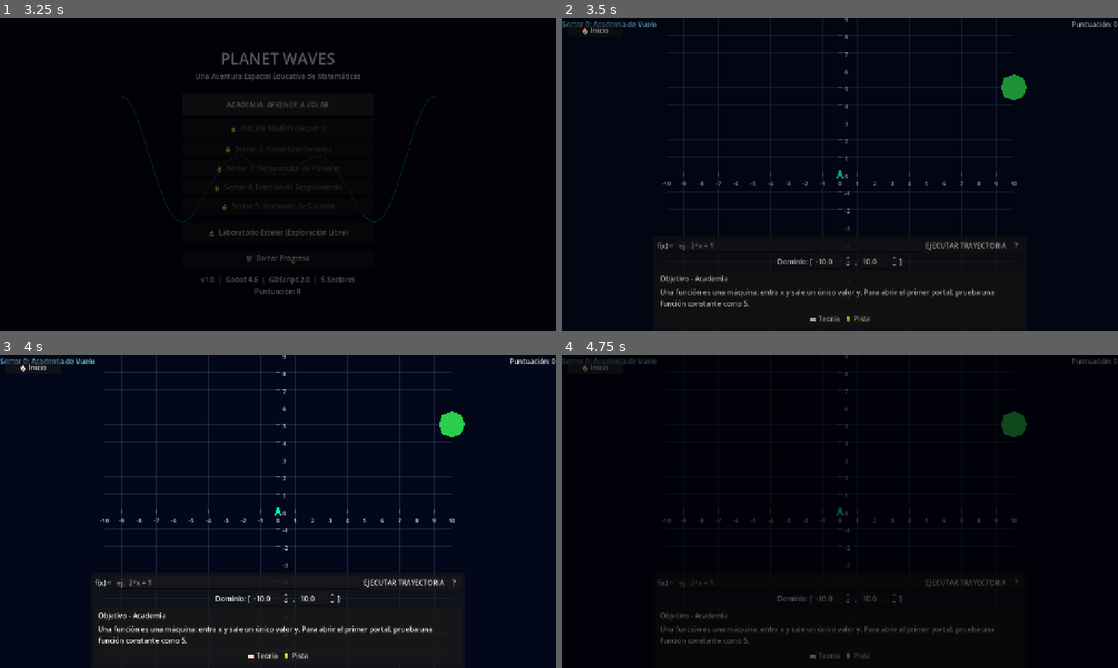
Above: before the commit, frames 1-4 (two rows, left to right).
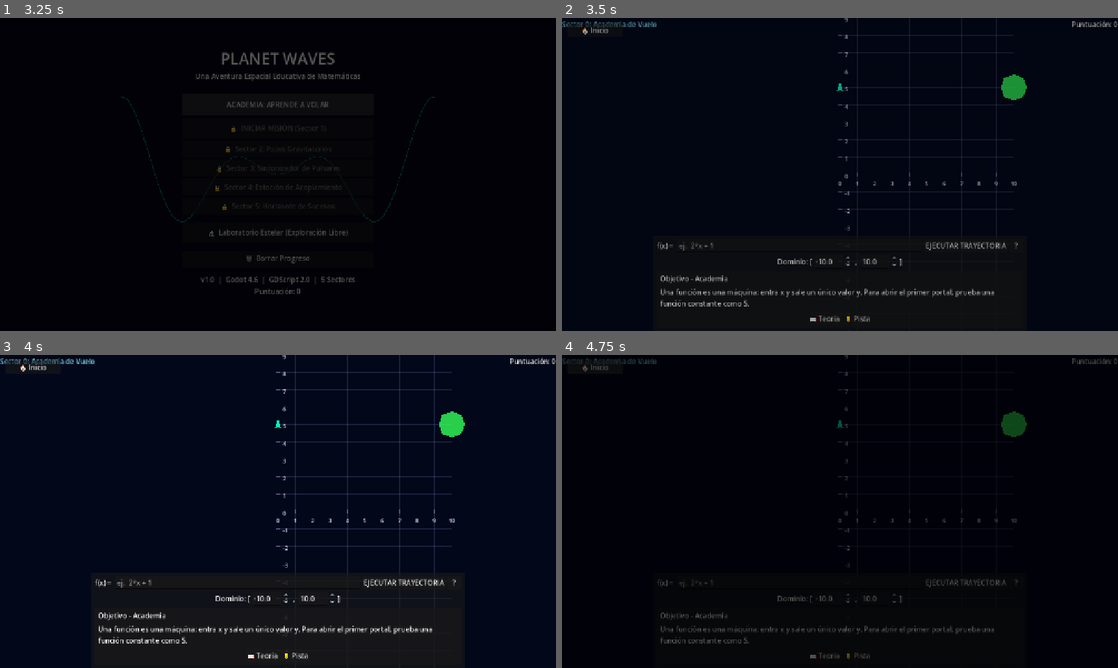
Above: after the commit, the same moments.

Repository: Scordobam-bit/ProyectoEscuela
Game: Godot game, scene res://scenes/main_menu.tscn
The game is run twice, just before and just after one commit, with the same random seed, the same clock (stepped at 60 frames per second) and the same inputs.
Inputs (mouse positions are in pixels of both pictures, inside the frame that each line leads up to):
- Up to frame 1 (3.25 s): click "🔒 INICIAR MISIÓN (Sector 1)" at 0.5 s; click "🔒 INICIAR MISIÓN (Sector 1)" at 1.25 s; click "OK" at 2 s; click "ACADEMIA: APRENDE A VOLAR" at 2.75 s
- Up to frame 2 (3.5 s): no input
- Up to frame 3 (4 s): click (239, 583) at 3.52 s; type "12" at 3.6 s
- Up to frame 4 (4.75 s): click "🏠 Inicio" at 4.25 s

Frame 1 is identical in both runs. In frame 2, 0.2% of the frame differs, in the area x 18-51%, y 5-62%; in frame 3, 1.9%, in the area x 18-51%, y 0-70%; in frame 4, 0.1%.
Error before the commit: Parse Error: Expression is of type "ShipController" so it can't be of type "CharacterBody2D". (res://scripts/nodes/ship_controller.gd:294)

Commit message:
Corregir cast inválido, elif vacío y warnings en scripts de sector
Co-authored-by: Scordobam-bit <257674627+Scordobam-bit@users.noreply.github.com>
Agent-Logs-Url: https://github.com/Scordobam-bit/ProyectoEscuela/sessions/769a3f28-77ea-467d-9d22-e3e0166de6c3

Diff:
--- a/scripts/autoloads/game_manager.gd
+++ b/scripts/autoloads/game_manager.gd
@@ -17,7 +17,7 @@
 signal answer_validated(correct: bool, feedback: String)
 
 ## Emitida para solicitar la actualización del panel de teoría.
-signal theory_requested(sector_index: int, topic_key: String)
+# signal theory_requested(sector_index: int, topic_key: String)
 
 ## Emitida cuando el jugador modifica valores de inspección del HUD (p. ej. dominio).
 signal inspector_values_changed(sector_index: int, domain_min: float, domain_max: float)
--- a/scripts/autoloads/math_engine.gd
+++ b/scripts/autoloads/math_engine.gd
@@ -305,9 +305,9 @@
 		i += 1
 	if i >= formula.length():
 		return {}
-	var math_sign: String = ""
+	var _math_sign: String = ""
 	if formula.substr(i, 1) == "-":
-		math_sign = "-"
+		_math_sign = "-"
 	var unary_sign: String = ""
 	if formula.substr(i, 1) == "-":
 		unary_sign = "-"
--- a/scripts/nodes/function_plotter.gd
+++ b/scripts/nodes/function_plotter.gd
@@ -126,7 +126,6 @@
 var _function_line: Line2D = null
 var _x_axis_line: Line2D = null
 var _y_axis_line: Line2D = null
-var _grid_lines: Node2D = null
 var _expression: Expression = Expression.new()
 var _last_points: PackedVector2Array = PackedVector2Array()
 var _plot_valid: bool = false
@@ -142,7 +141,7 @@
 
 func _ready() -> void:
 	_build_visuals()
-	if auto_plot:
+	if auto_plot and MathEngine:
 		plot()
 
 
--- a/scripts/nodes/ship_controller.gd
+++ b/scripts/nodes/ship_controller.gd
@@ -291,9 +291,6 @@
 
 
 func _ensure_collision_body() -> void:
-	if self is CharacterBody2D:
-		_collision_body = self as CharacterBody2D
-		return
 	if _collision_body and is_instance_valid(_collision_body):
 		return
 	_collision_body = CharacterBody2D.new()
--- a/scripts/sectors/sector_0.gd
+++ b/scripts/sectors/sector_0.gd
@@ -142,7 +142,6 @@
 	if _path_follower:
 		if points.is_empty() and _plotter:
 			_path_follower.position = _plotter.math_to_screen(SHIP_START_MATH)
-		elif not points.is_empty():
 		elif _can_advance_path_follower():
 			_path_follower.progress_ratio = 0.0
 		elif points.size() == 1:
